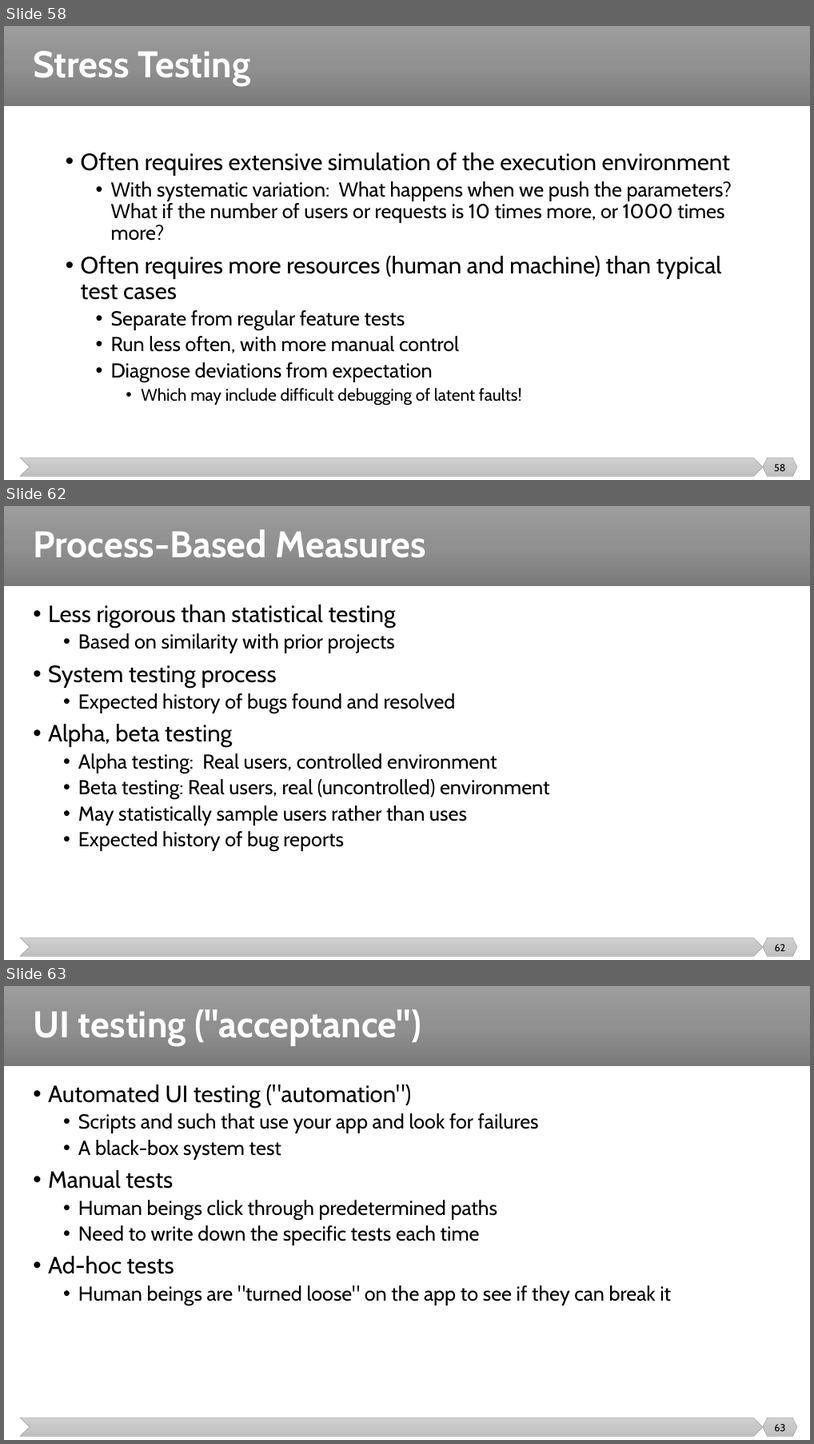
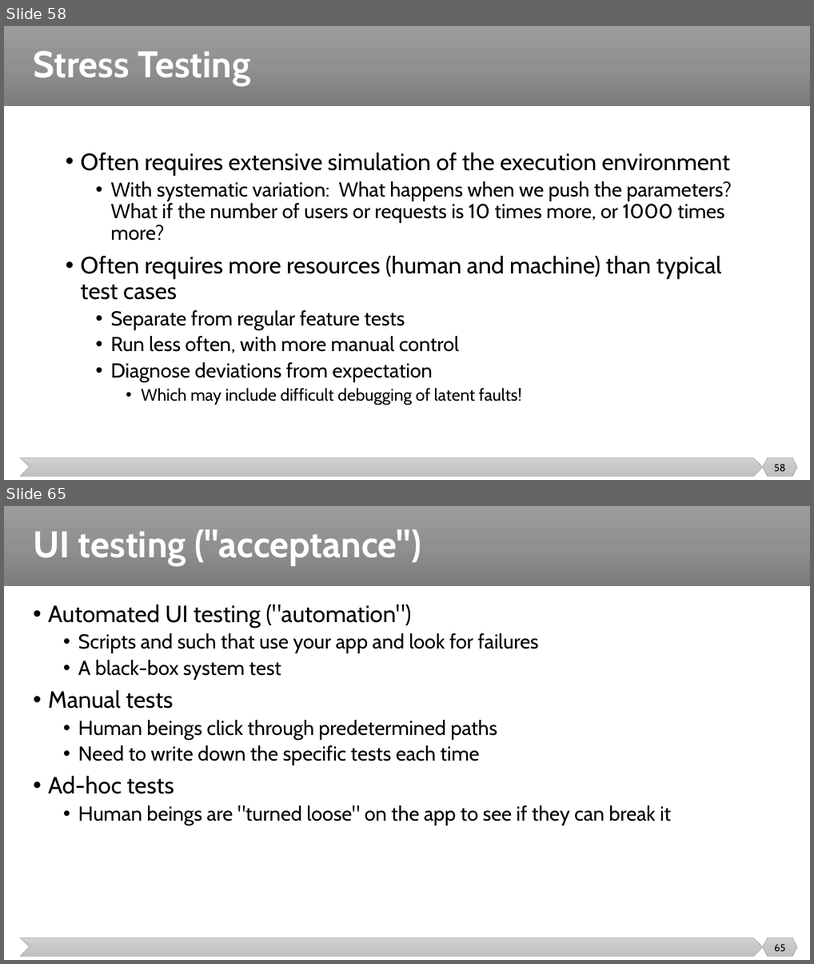
Before and after one commit to malenezi/malenezi, a slide deck: SE401/Lectures/8-Integration, System and Regression Testing/System Testing.pptx. Shown one above the other, each under a label of ours: slides 58, 62 and 63 before the commit, slides 58 and 65 after it; the slides between them are not shown. The pictures are 814x1444 and 814x964 pixels, drawn with LibreOffice and Linux fonts; fonts in the diff are those of the drawing. Boxes give left, top, right and bottom in pixels: in the first picture for what was removed or moved away, otherwise in the second. Text is boxed around its words. In the diff, an @@ line names an element or a change of style, - is before the commit and + after.

```diff
--- a/SE401/Lectures/8-Integration, System and Regression Testing/System Testing.pptx
+++ b/SE401/Lectures/8-Integration, System and Regression Testing/System Testing.pptx
@@ slide 62 removed at (4, 506, 810, 960), background #FFFFFF; not listed: 3 template elements that a slide beside it also shows @@
@@ title removed at (33, 529, 426, 558) @@
-Process-Based Measures
@@ text removed at (48, 604, 550, 851) @@
-• Less rigorous than statistical testing
-  • Based on similarity with prior projects
-• System testing process
-  • Expected history of bugs found and resolved
-• Alpha, beta testing
-  • Alpha testing: Real users, controlled environment
-  • Beta testing: Real users, real (uncontrolled) environment
-  • May statistically sample users rather than uses
-  • Expected history of bug reports
@@ page number removed at (775, 944, 786, 951) @@
-62
@@ what was slide 63 is now slide 65 @@
@@ page number at (774, 944, 786, 951): text changed @@
-63
+65
```
Also in this commit, not shown: 1 slide changed, 8 slides added, 3 other slides removed.
